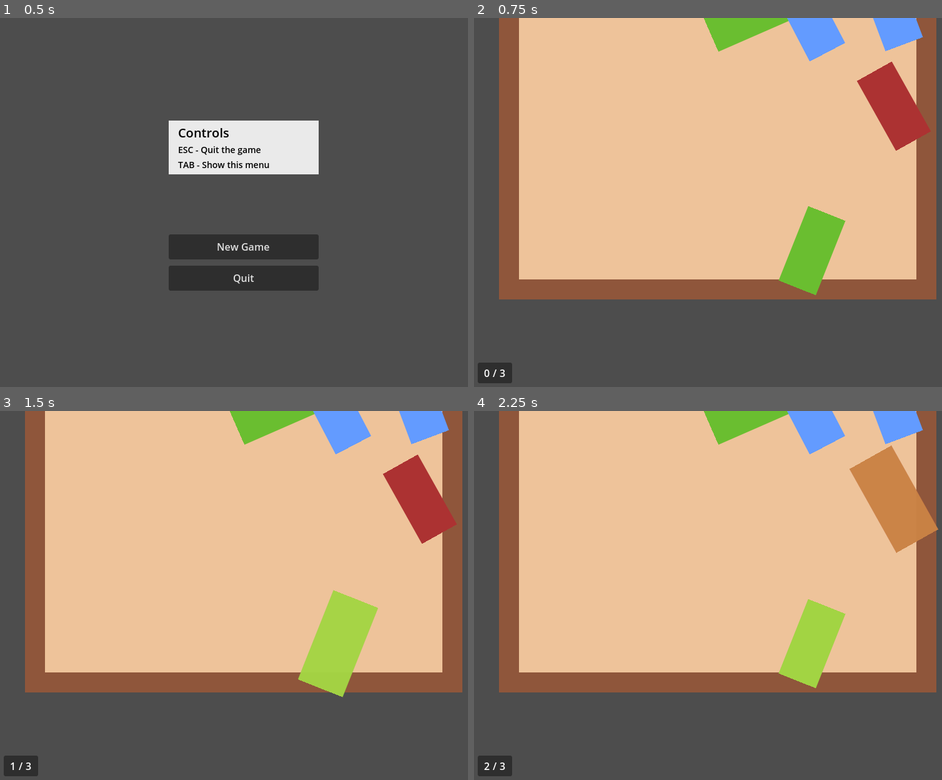
Above: before the commit, frames 1-4 (two rows, left to right).
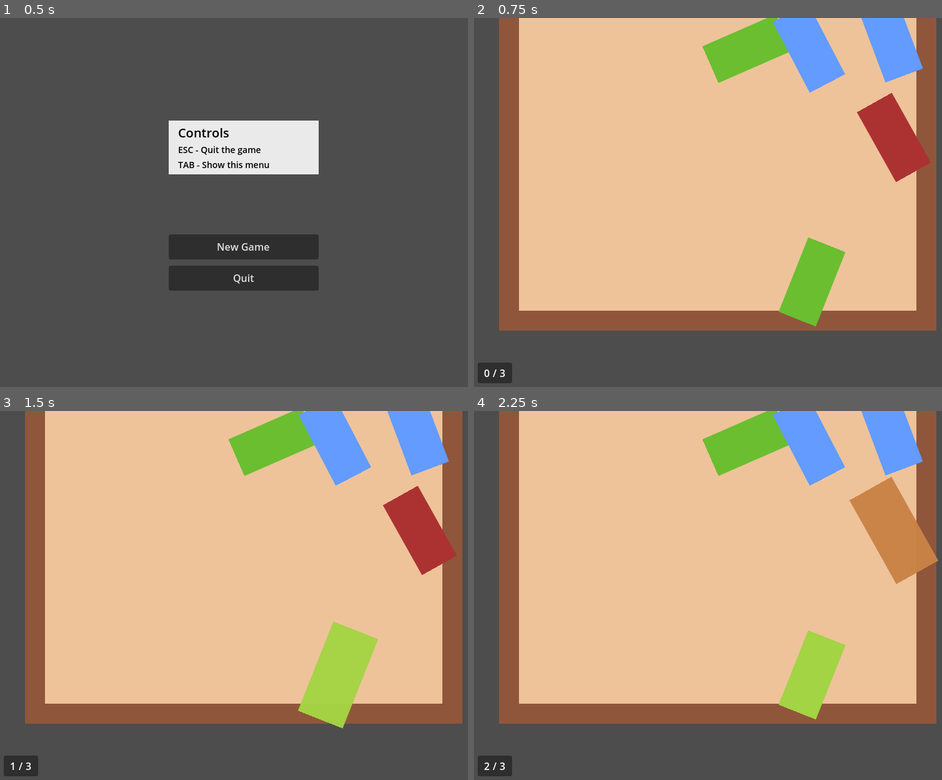
Above: after the commit, the same moments.

Repository: sterco-raro/mini-jam-158
Game: Godot game, scene res://scenes/game.tscn
Two runs of this game, one before a commit and one after it. Both use one fixed random seed, a clock stepped at 60 frames per second and the inputs below.
Inputs (mouse positions are in pixels of both pictures, inside the frame that each line leads up to):
- Up to frame 1 (0.5 s): no input
- Up to frame 2 (0.75 s): click "New Game" at 0.5 s
- Up to frame 3 (1.5 s): tap Enter at 1.25 s; move the mouse to (336, 643) at 1.27 s; click (336, 643) at 1.42 s
- Up to frame 4 (2.25 s): tap Space at 2 s; move the mouse to (895, 499) at 2.02 s; click (895, 499) at 2.17 s

Frame 1 is identical in both runs. In frame 2, 20% of the frame differs, in the area x 5-99%, y 0-85%; in frame 3, 20%; in frame 4, 20%, in the area x 5-100%, y 0-85%.

Commit message:
Fixed drawer position in draft scene

Diff:
--- a/scenes/draft/draft_screen.tscn
+++ b/scenes/draft/draft_screen.tscn
@@ -9,9 +9,8 @@
 metadata/_edit_lock_ = true
 
 [node name="Drawer" type="Node2D" parent="."]
-position = Vector2(400, 200)
+position = Vector2(400, 250)
 metadata/_edit_group_ = true
-metadata/_edit_lock_ = true
 
 [node name="Sprite2D" type="Sprite2D" parent="Drawer"]
 texture = ExtResource("1_mcfnm")
